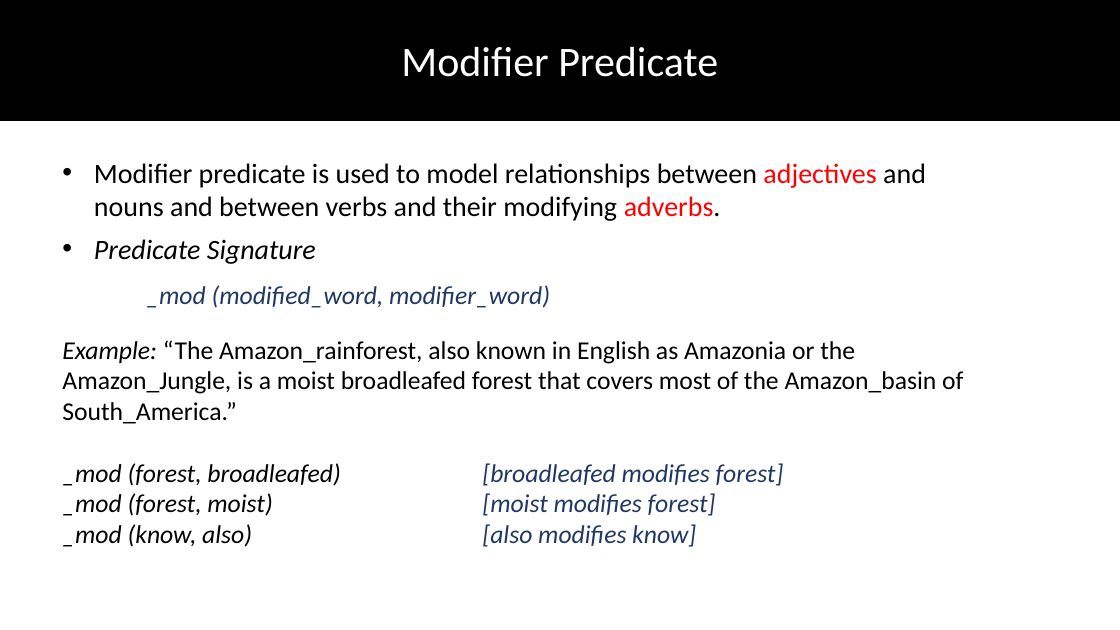
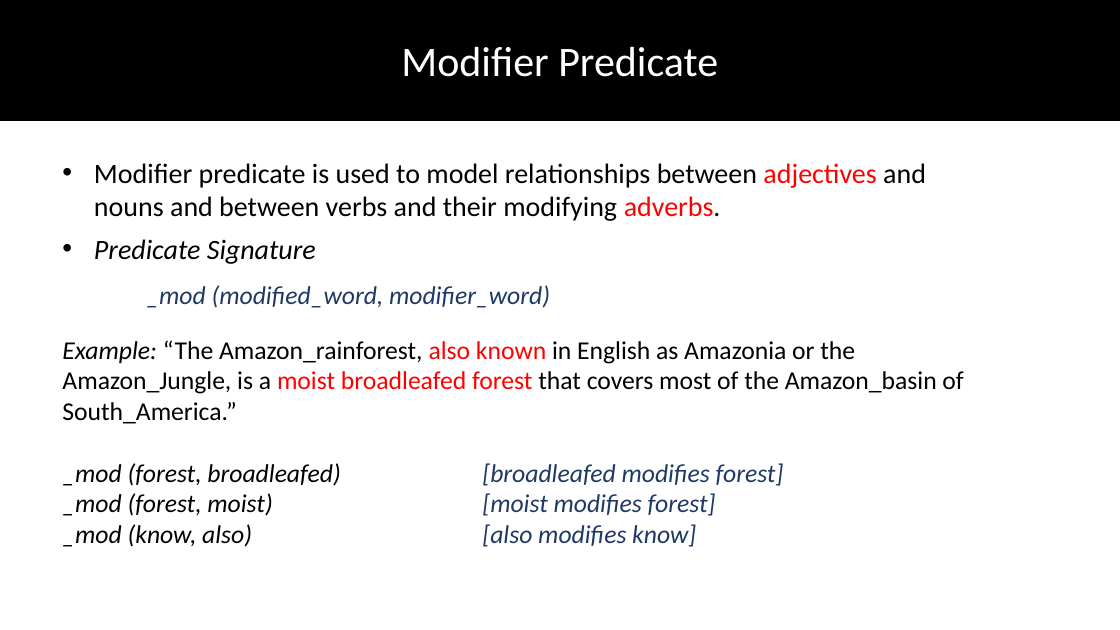
Before and after one commit to DhruvaPendharkar/thesis-project, a slide deck: slide 49 of Notes/ThesisPresentation.pptx. Drawn at 1120x630 pixels with LibreOffice and Linux fonts; fonts in the diff are those of the drawing. Boxes give left, top, right and bottom in pixels: in the first picture for what was removed or moved away, otherwise in the second. Text is boxed around its words. In the diff, an @@ line names an element or a change of style, - is before the commit and + after.

```diff
--- a/Notes/ThesisPresentation.pptx
+++ b/Notes/ThesisPresentation.pptx
@@ text at (62, 340, 963, 424): text colour #000000 to #FF0000 in "also known moist broadleafed forest" @@
```
Also in this commit, not shown: 3 other slides changed.
